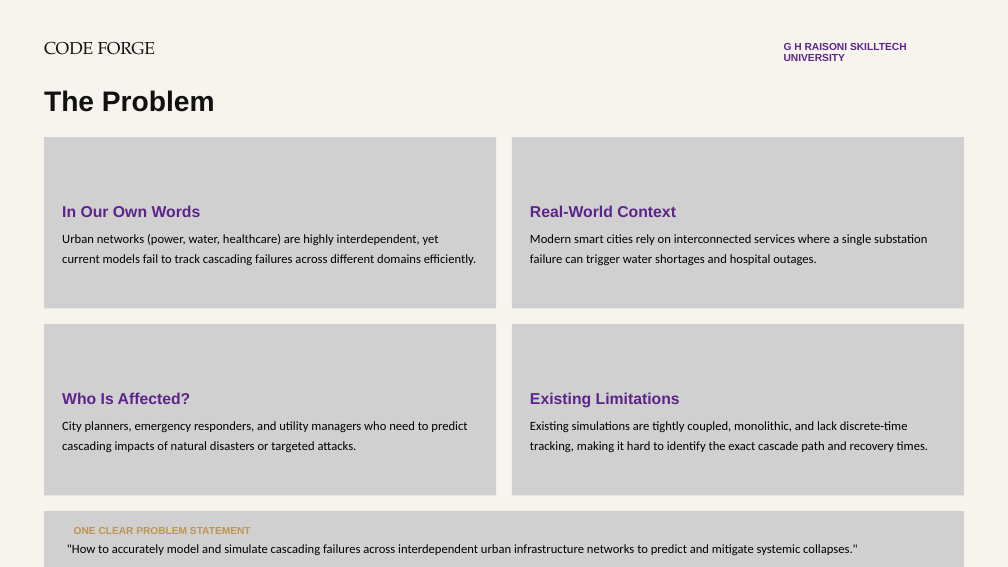
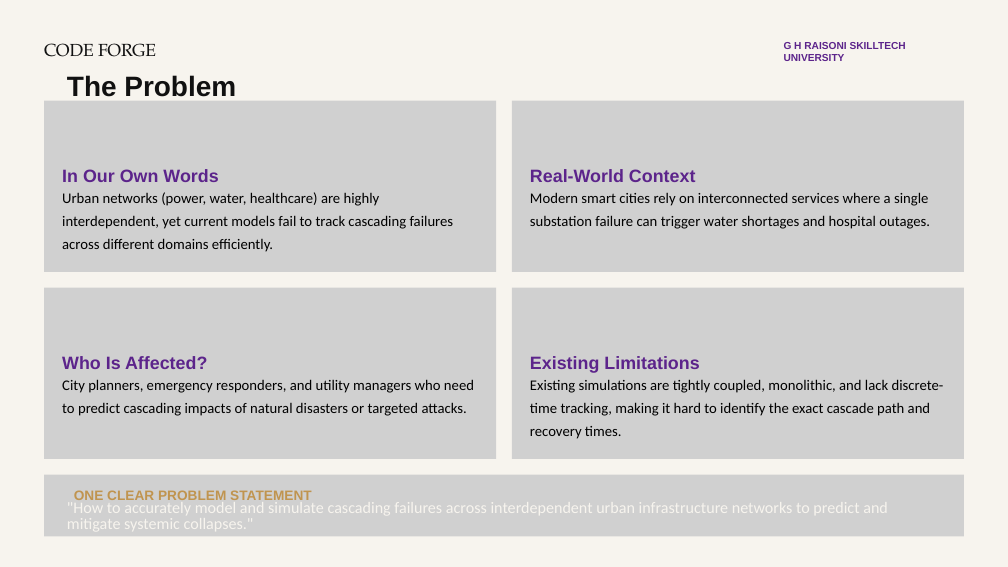
Before and after one commit to tushartiple24/CF26-S03-Smasherz, a slide deck: slide 2 of Smasherz_CF26_S03_Presentation.pptx. Drawn at 1008x567 pixels with LibreOffice and Linux fonts; fonts in the diff are those of the drawing; grey boxes stand for pictures; background and template pictures are left out. Boxes give left, top, right and bottom in pixels: in the first picture for what was removed or moved away, otherwise in the second. Text is boxed around its words. In the diff, an @@ line names an element or a change of style, - is before the commit and + after.

```diff
--- a/Smasherz_CF26_S03_Presentation.pptx
+++ b/Smasherz_CF26_S03_Presentation.pptx
@@ text "CODE FORGE" at <box>44,43,156,57</box>: size 24.8 to 25 pt @@
@@ text "G H RAISONI SKILLTECH UNIVERSITY" at <box>784,42,906,61</box>: size 14.6 to 14.5 pt @@
@@ text "The Problem": place and size @@
-text "The Problem" at <box>44,90,215,112</box>
+text "The Problem" at <box>67,75,236,97</box>
@@ text "The Problem" at <box>67,75,236,97</box>: size 40.2 to 40 pt @@
@@ 13 pictures, 2 texts: place and size @@
-13 pictures, 2 texts at <box>44,137,964,567</box>
+13 pictures, 2 texts at <box>44,100,964,537</box>
@@ text "Urban networks (power, water, healthcare) ...": place and size @@
-text "Urban networks (power, water, healthcare) ..." at <box>62,234,476,265</box>
+text "Urban networks (power, water, healthcare) ..." at <box>62,192,454,252</box>
@@ text "Modern smart cities rely on ...": place and size @@
-text "Modern smart cities rely on ..." at <box>530,234,927,265</box>
+text "Modern smart cities rely on ..." at <box>530,192,930,229</box>
@@ text "Who Is Affected?": place and size @@
-text "Who Is Affected?" at <box>62,392,191,404</box>
+text "Who Is Affected?" at <box>62,356,207,369</box>
@@ size 22.5 to 25.5 pt; line spacing 27pt to 30.6pt in 4 elements at <box>62,169,218,182</box>, <box>530,169,696,182</box>, <box>62,356,207,369</box>, <box>530,356,699,373</box> @@
@@ text "Existing Limitations": place and size @@
-text "Existing Limitations" at <box>530,392,680,408</box>
+text "Existing Limitations" at <box>530,356,699,373</box>
@@ size 18 to 21 pt; line spacing 28.3pt to 33pt in 4 elements at <box>62,192,454,252</box>, <box>530,379,944,439</box>, <box>530,192,930,229</box>, <box>62,379,474,416</box> @@
@@ text "City planners, emergency responders, and ...": place and size @@
-text "City planners, emergency responders, and ..." at <box>62,421,467,452</box>
+text "City planners, emergency responders, and ..." at <box>62,379,474,416</box>
@@ text "Existing simulations are tightly coupled, ...": place and size @@
-text "Existing simulations are tightly coupled, ..." at <box>530,421,928,452</box>
+text "Existing simulations are tightly coupled, ..." at <box>530,379,944,439</box>
@@ text ""How to accurately model and ...": place and size @@
-text ""How to accurately model and ..." at <box>67,544,858,555</box>
+text ""How to accurately model and ..." at <box>67,498,888,534</box>
@@ text ""How to accurately model and ..." at <box>67,498,888,534</box>: size 18 to 23 pt, text colour #000000 to #F7F4EE; line spacing 26.8pt to 22.8pt @@
@@ text "ONE CLEAR PROBLEM STATEMENT": place and size @@
-text "ONE CLEAR PROBLEM STATEMENT" at <box>74,527,251,534</box>
+text "ONE CLEAR PROBLEM STATEMENT" at <box>74,490,312,503</box>
@@ text "ONE CLEAR PROBLEM STATEMENT" at <box>74,490,312,503</box>: size 14.5 to 19.5 pt; line spacing 17.4pt to 19.3pt @@
```
Also in this commit, not shown: 9 other slides changed, 13 other files.
